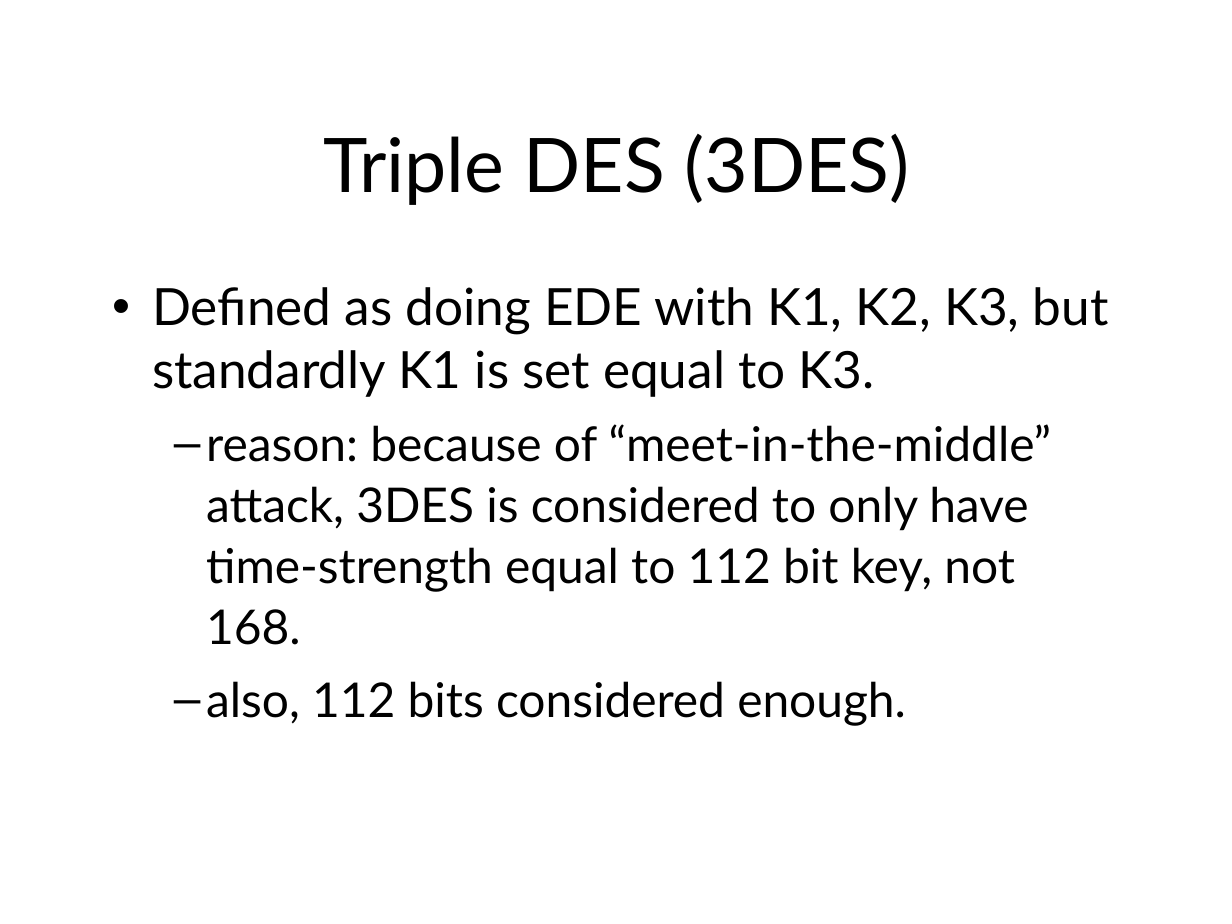
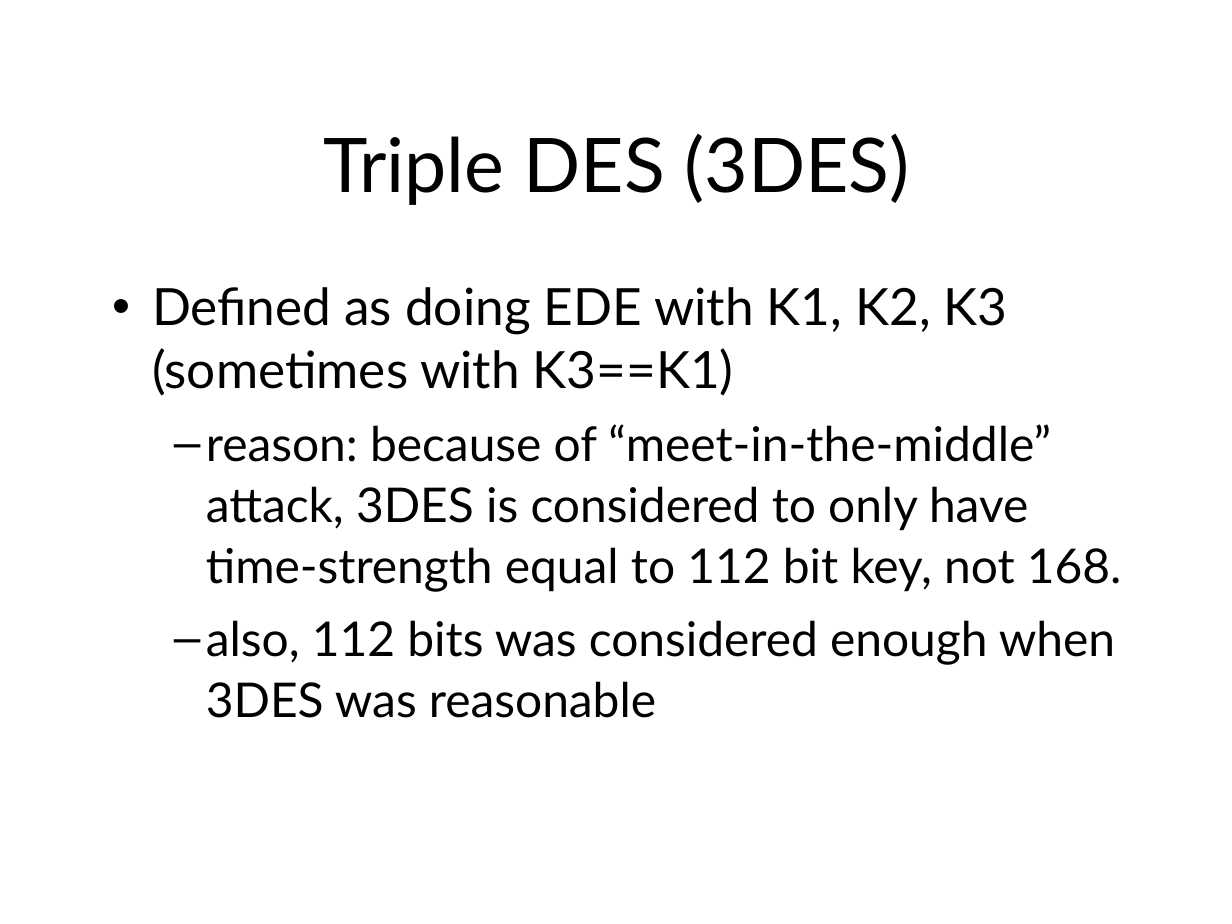
Before and after one commit to sftcd/cs7053, a slide deck: slide 81 of 2016lectures/03-crypto.ppt (slide 67 before the commit). Drawn at 1232x924 pixels with LibreOffice and Linux fonts; fonts in the diff are those of the drawing. Boxes give left, top, right and bottom in pixels: in the first picture for what was removed or moved away, otherwise in the second. Text is boxed around its words. In the diff, an @@ line names an element or a change of style, - is before the commit and + after.

```diff
--- a/2016lectures/03-crypto.ppt
+++ b/2016lectures/03-crypto.ppt
@@ text at [152,287,1008,396]: text changed @@
-• Defined as doing EDE with K1, K2, K3, but standardly K1 is set equal to K3.
+• Defined as doing EDE with K1, K2, K3 (sometimes with K3==K1)
@@ text at [206,620,1115,718]: text changed @@
-  – also, 112 bits considered enough.
+  – also, 112 bits was considered enough when 3DES was reasonable
```
Also in this commit, not shown: 57 other slides changed, 10 slides added, 4 other files.
